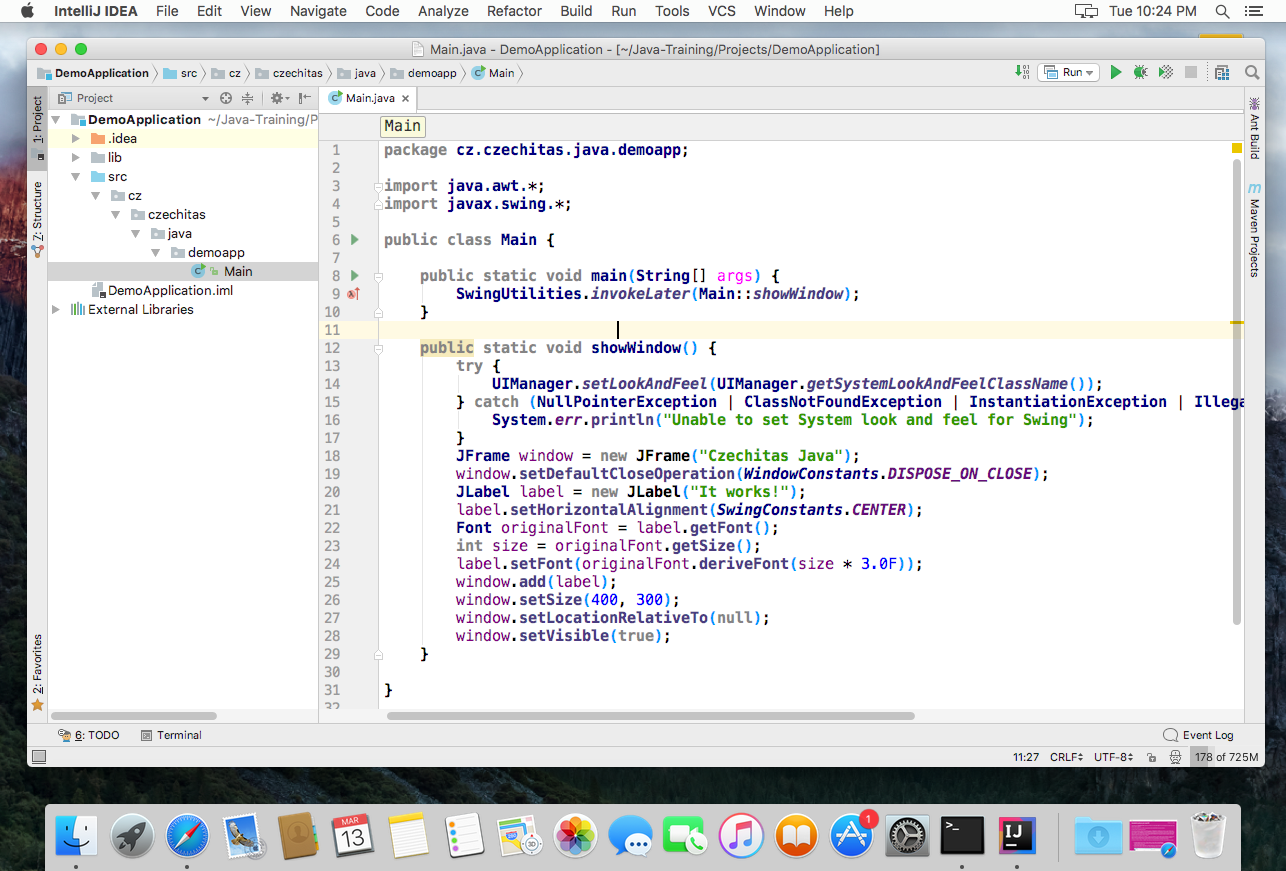
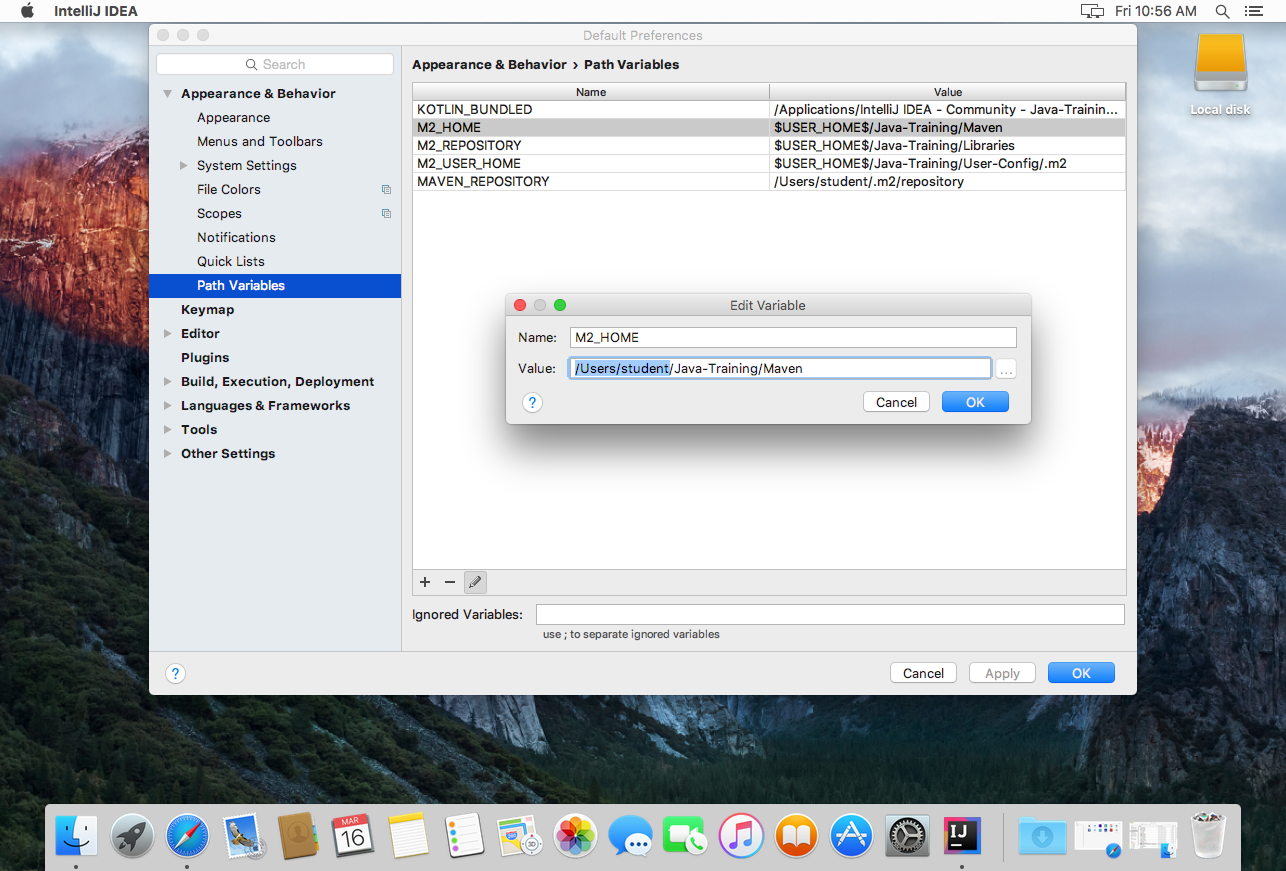
The second 1286×871 image is a revision of the first. Changes to its layers:
painted on "Layer 1" over [0, 4, 1286, 869]
